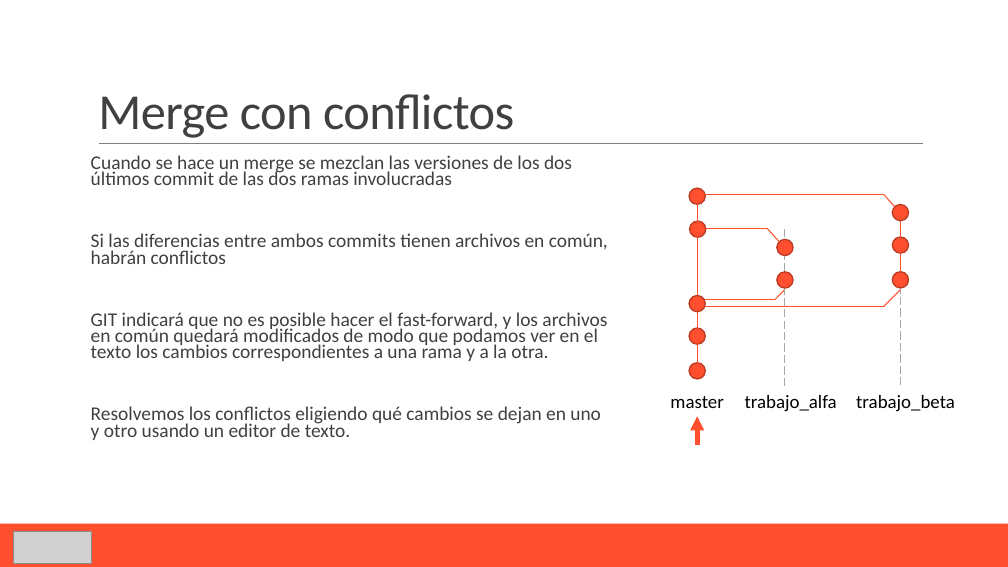
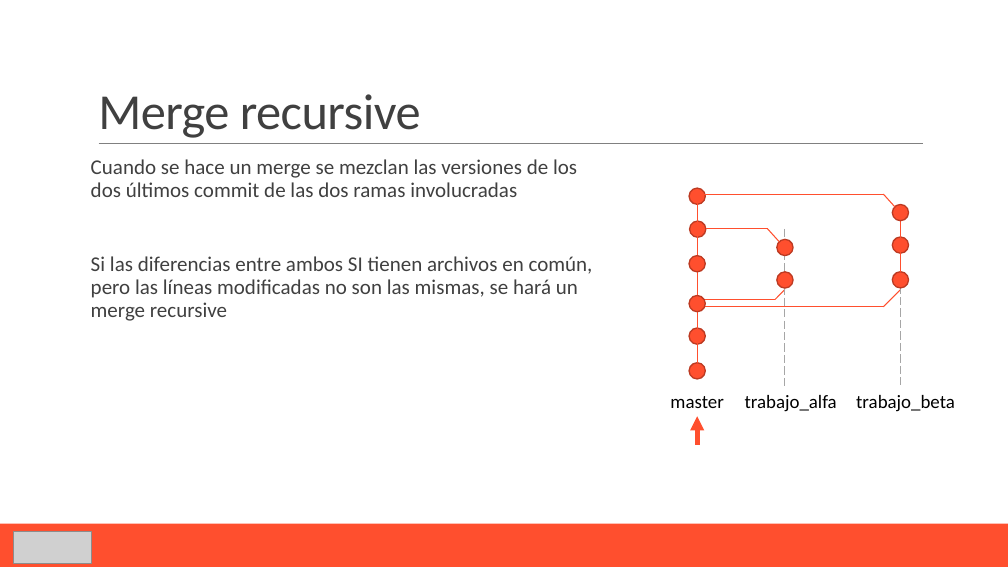
Before and after one commit to Domiciano/PasaporteGITIcesi, a slide deck: slide 30 of Sesión 2 - Gitflow Workflow/B1. Ramificaciones.pptx (slide 37 before the commit). Drawn at 1008x567 pixels with LibreOffice and Linux fonts; fonts in the diff are those of the drawing; grey boxes stand for pictures. Boxes give left, top, right and bottom in pixels: in the first picture for what was removed or moved away, otherwise in the second. Text is boxed around its words. In the diff, an @@ line names an element or a change of style, - is before the commit and + after.

```diff
--- a/Sesión 2 - Gitflow Workflow/B1. Ramificaciones.pptx
+++ b/Sesión 2 - Gitflow Workflow/B1. Ramificaciones.pptx
@@ title at box(98, 94, 421, 138): text changed @@
-Merge con conflictos
+Merge recursive
@@ text at box(91, 159, 577, 197): size 18.5 to 20 pt in "Cuando se hace un merge se mezclan ..."; line spacing 0.7 to 0.9 @@
@@ text at box(91, 256, 593, 321): text changed; size 18.5 to 20 pt @@
-Si las diferencias entre ambos commits tienen archivos en común, habrán conflictos
-GIT indicará que no es posible hacer el fast-forward, y los archivos en común quedará modificados de modo que podamos ver en el texto los cambios correspondientes a una rama y a la otra.
-Resolvemos los conflictos eligiendo qué cambios se dejan en uno y otro usando un editor de texto.
+Si las diferencias entre ambos SI tienen archivos en común, pero las líneas modificadas no son las mismas, se hará un merge recursive
@@ ellipse added at box(689, 256, 706, 272), fill #FF4F2E, outline #BD3A22 1.25 pt @@
```
Also in this commit, not shown: 2 other slides changed, 1 slide added, 1 slide removed, 1 other file.
